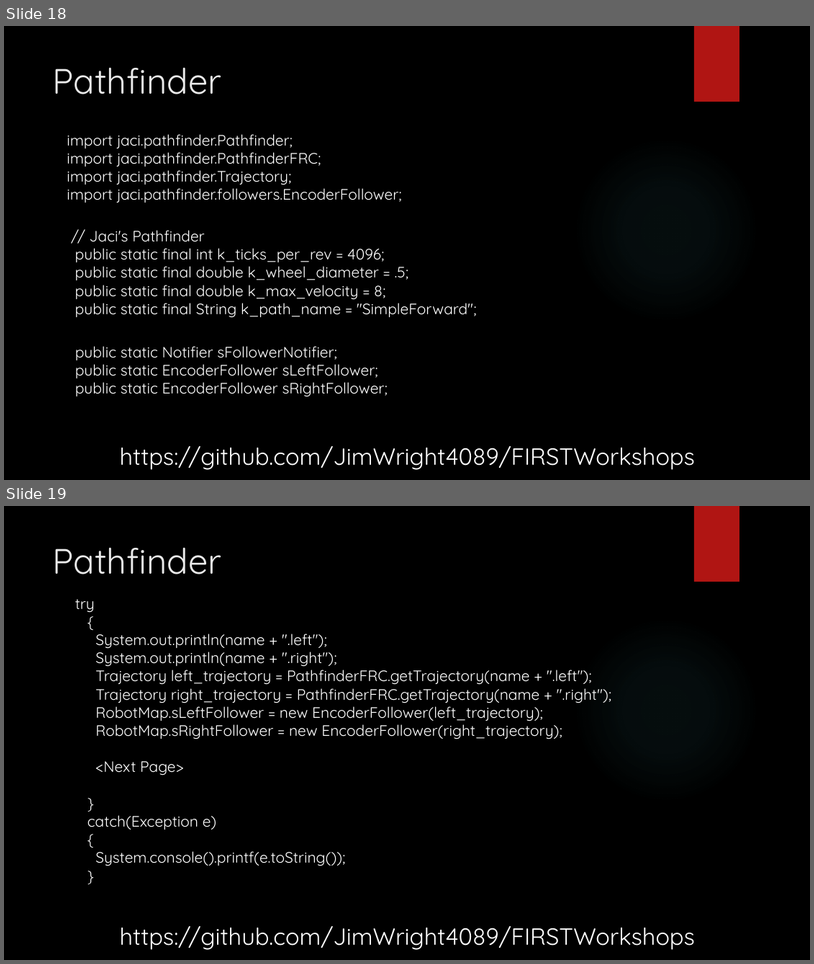
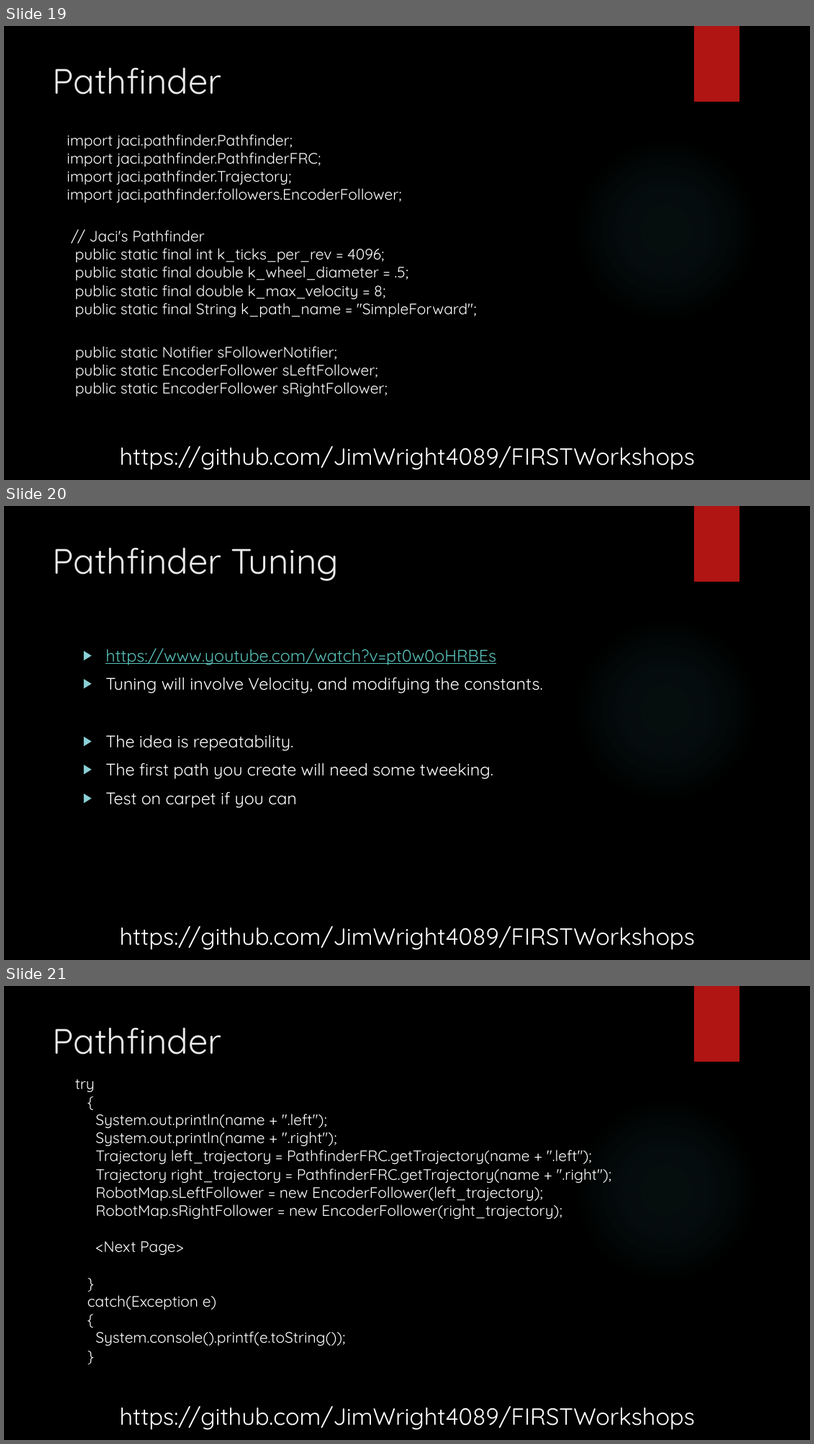
Before and after one commit to JimWright4089/FIRSTWorkshops, a slide deck: FRC/2019/Pathfinding/Pathfinding.pptx. Shown one above the other, each under a label of ours: slides 18 and 19 before the commit, slides 19, 20 and 21 after it. The pictures are 814x964 and 814x1444 pixels, drawn with LibreOffice and Linux fonts; fonts in the diff are those of the drawing; background and template pictures are left out. Boxes give left, top, right and bottom in pixels: in the first picture for what was removed or moved away, otherwise in the second. Text is boxed around its words. In the diff, an @@ line names an element or a change of style, - is before the commit and + after.

```diff
--- a/FRC/2019/Pathfinding/Pathfinding.pptx
+++ b/FRC/2019/Pathfinding/Pathfinding.pptx
@@ slide 20 added at <box>4,506,810,960</box>, background picture (left out); not listed: 2 template elements that a slide beside it also shows @@
@@ title added at <box>53,547,339,581</box>, 42 pt, text #EBEBEB @@
+Pathfinder Tuning
@@ text added at <box>106,648,543,808</box>, 20 pt, text #FFFFFF @@
+▶ https://www.youtube.com/watch?v=pt0w0oHRBEs
+▶ Tuning will involve Velocity, and modifying the constants.
+▶ The idea is repeatability.
+▶ The first path you create will need some tweeking.
+▶ Test on carpet if you can
@@ text added at <box>120,926,695,950</box>, 28 pt, text #FFFFFF @@
+https://github.com/JimWright4089/FIRSTWorkshops
@@ what was slide 18 is now slide 19 @@
@@ what was slide 19 is now slide 21 @@
```
Also in this commit, not shown: 1 slide changed, 2 other slides added.
